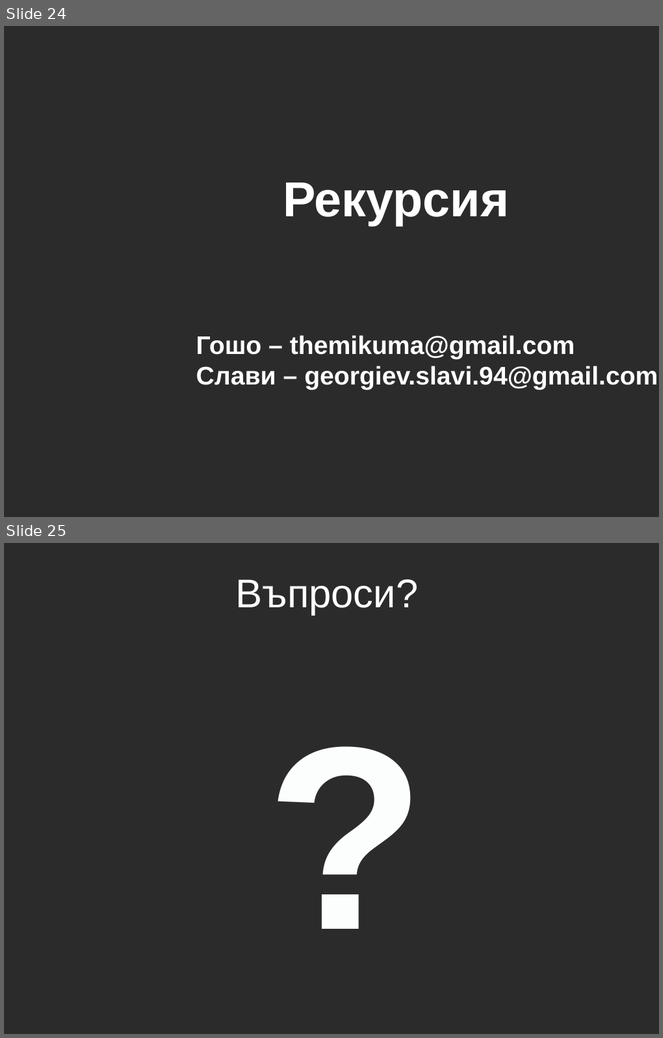
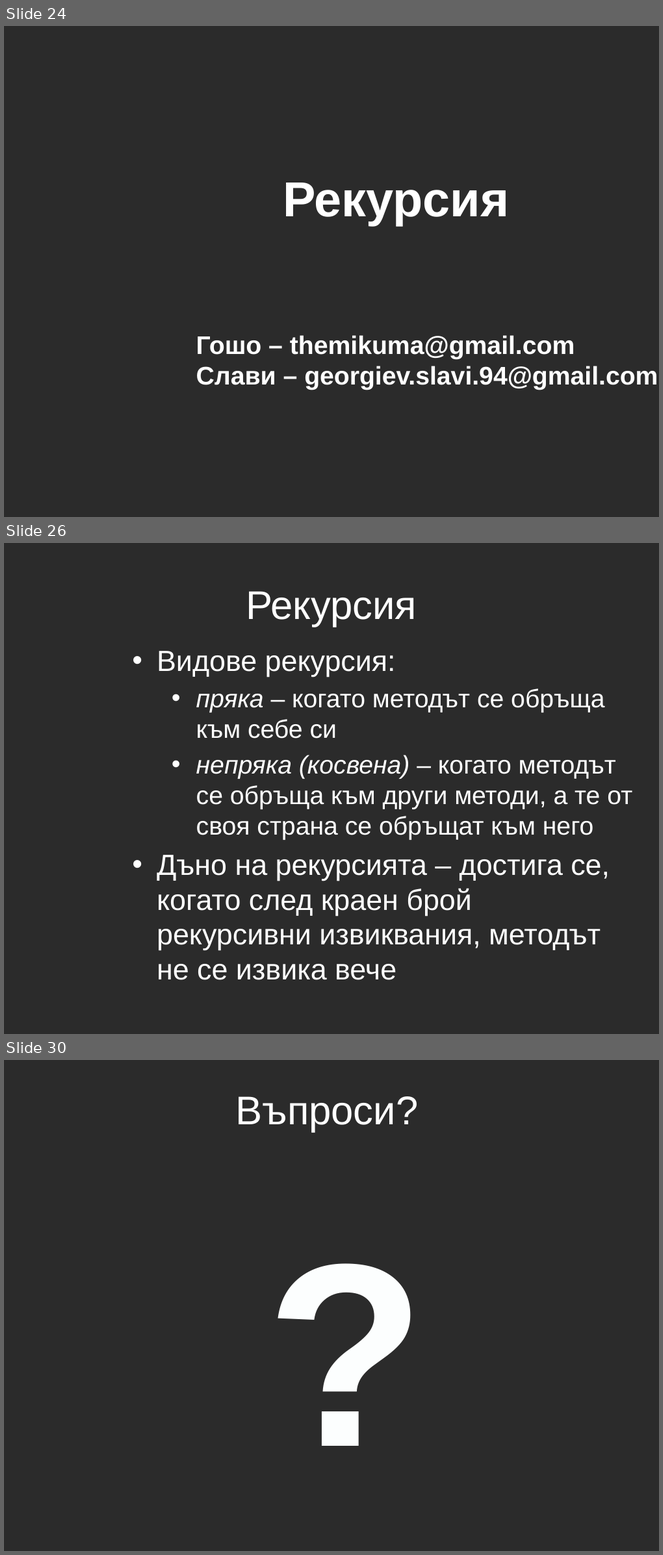
Before and after one commit to aslv/1300ruc, a slide deck: Lecture5/Lecture5.pptx. Shown one above the other, each under a label of ours: slides 24 and 25 before the commit, slides 24, 26 and 30 after it; the slides between them are not shown. The pictures are 663x1038 and 663x1555 pixels, drawn with LibreOffice and Linux fonts; fonts in the diff are those of the drawing; background and template pictures are left out; a plain dark background stands for a picture behind light text. Boxes give left, top, right and bottom in pixels: in the first picture for what was removed or moved away, otherwise in the second. Text is boxed around its words. In the diff, an @@ line names an element or a change of style, - is before the commit and + after.

```diff
--- a/Lecture5/Lecture5.pptx
+++ b/Lecture5/Lecture5.pptx
@@ slide 26 added at [4,543,659,1034], background picture (left out) @@
@@ title added at [246,591,417,627], 44 pt, text #FFFFFF @@
+Рекурсия
@@ text added at [157,651,633,980], 28 pt, text #FFFFFF @@
+• Видове рекурсия:
+  • пряка – когато методът се обръща към себе си
+  • непряка (косвена) – когато методът се обръща към други методи, а те от своя страна се обръщат към него
+• Дъно на рекурсията – достига се, когато след краен брой рекурсивни извиквания, методът не се извика вече
@@ what was slide 25 is now slide 30 @@
```
Also in this commit, not shown: 4 other slides added.
